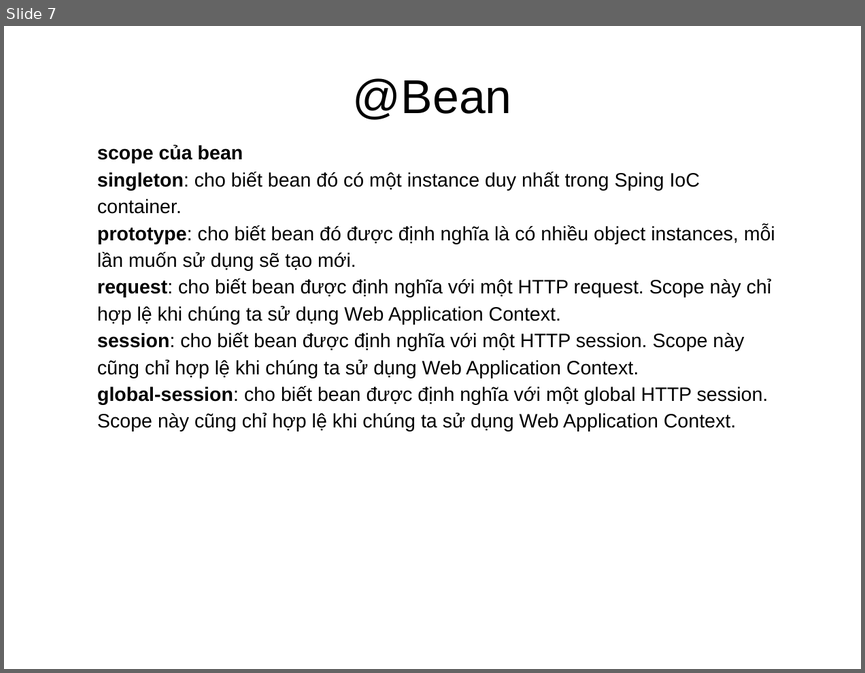
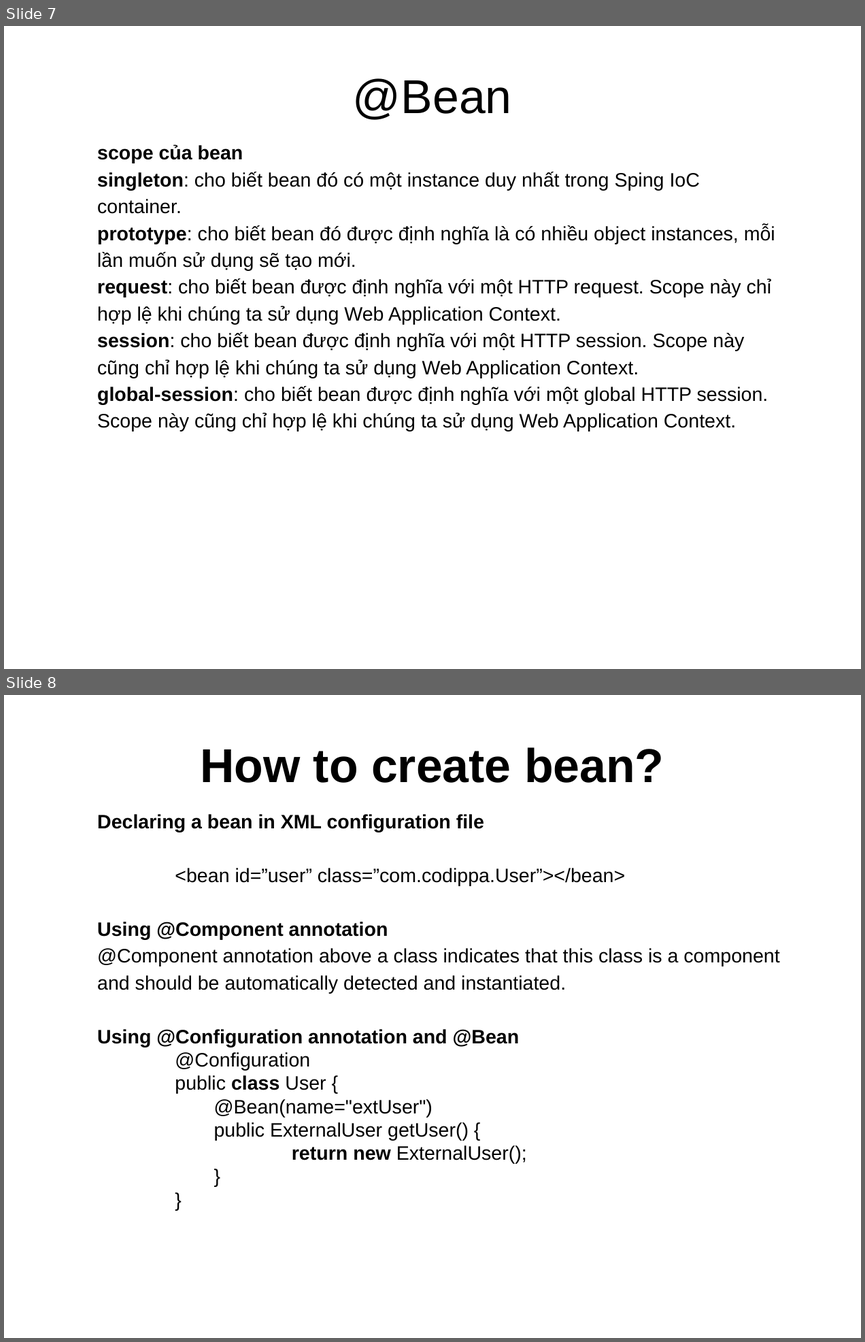
Before and after one commit to truongphan/documents, a slide deck: Spring.pptx. Shown one above the other, each under a label of ours: slide 7 before the commit, slides 7 and 8 after it. The pictures are 865x673 and 865x1342 pixels, drawn with LibreOffice and Linux fonts; fonts in the diff are those of the drawing. Boxes give left, top, right and bottom in pixels: in the first picture for what was removed or moved away, otherwise in the second. Text is boxed around its words. In the diff, an @@ line names an element or a change of style, - is before the commit and + after.

```diff
--- a/Spring.pptx
+++ b/Spring.pptx
@@ slide 8 added at [4, 695, 861, 1338], background #FFFFFF @@
@@ text added at [200, 747, 664, 783], 44 pt, text #000000, bold @@
+How to create bean?
@@ text added at [97, 814, 779, 1164], 18 pt, text #000000 @@
+Declaring a bean in XML configuration file
+<bean id=”user” class=”com.codippa.User”></bean>
+Using @Component annotation
+@Component annotation above a class indicates that this class is a component and should be automatically detected and instantiated.
+Using @Configuration annotation and @Bean
+    @Configuration
+    public class User {
+      @Bean(name="extUser")
+      public ExternalUser getUser() {
+      return new ExternalUser();
+      }
+    }
```
Also in this commit, not shown: 1 other slide added.
